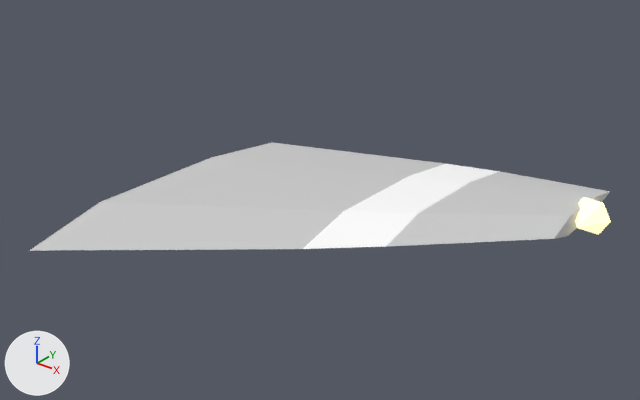
The OBJ model sdcard5/apps/cosmozoom.app/models/wing_swept.obj as it was, and as the next commit left it.
Camera for both pictures: a 50 mm lens placed at (1.727, -1.503, 1.121), pointed at (0.384, 0.176, 0.08). The lights are fixed; the arrows at lower left show +X, +Y and +Z. The picture after the commit comes second. Where no turn or scale is listed for an object, it has been applied to the vertices.

Names of what the first picture shows: 'wing_swept'.
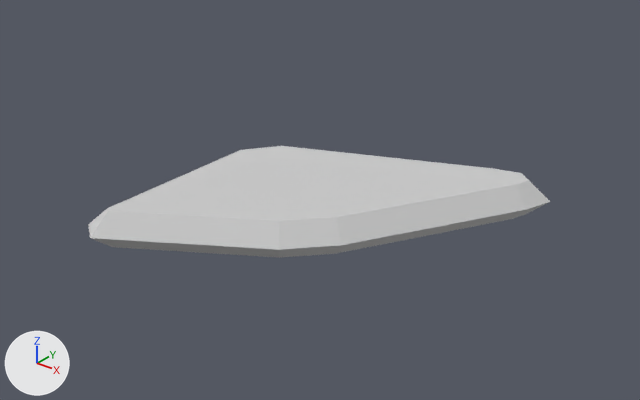
Where the change shows, as pixel boxes [x1, y1, x2, y2] in the pictures (640 x 400 px):
'wing_swept', reshaped (21% narrower): before [29, 142, 611, 251]; after [88, 146, 550, 258]
part 1 of me_wing_swept, rebuilt (20% narrower): before [29, 142, 610, 251]; after [88, 146, 550, 258]
part 2 of me_wing_swept, deleted (beige): before [575, 197, 611, 235]

What changed in the scene script:
```text
Change me_wing_swept:
    used by ob_wing_swept; location = (0.0, 0.0, 0.0)
    remove me_wing_swept.from_pydata(...)  # 34 vertices, 60 faces; spans x -0.12..1.025, y -0.4..0.78, z -0.05..0.098
    add me_wing_swept.from_pydata(...)  # 30 vertices, 56 faces; spans x -0.12..0.806, y -0.258..0.788, z -0.055..0.055
    me_wing_swept part 1: the loose piece of 26 vertices spanning x -0.12..0.95, y -0.4..0.78, z -0.05..0.08 is rebuilt with 30 vertices and now spans x -0.12..0.806, y -0.258..0.788, z -0.055..0.055, in mat_paint2 (light grey #cbcbcb)
    me_wing_swept part 2: the loose piece of 8 vertices spanning x 0.915..1.025, y 0.512..0.688, z 0.002..0.098 is deleted
    remove me_wing_swept.materials.append(mat_white)  # white #ffffff
    remove me_wing_swept.materials.append(mat_yellow_glow)  # beige #fff5b8, glowing beige #fff5b8
```
